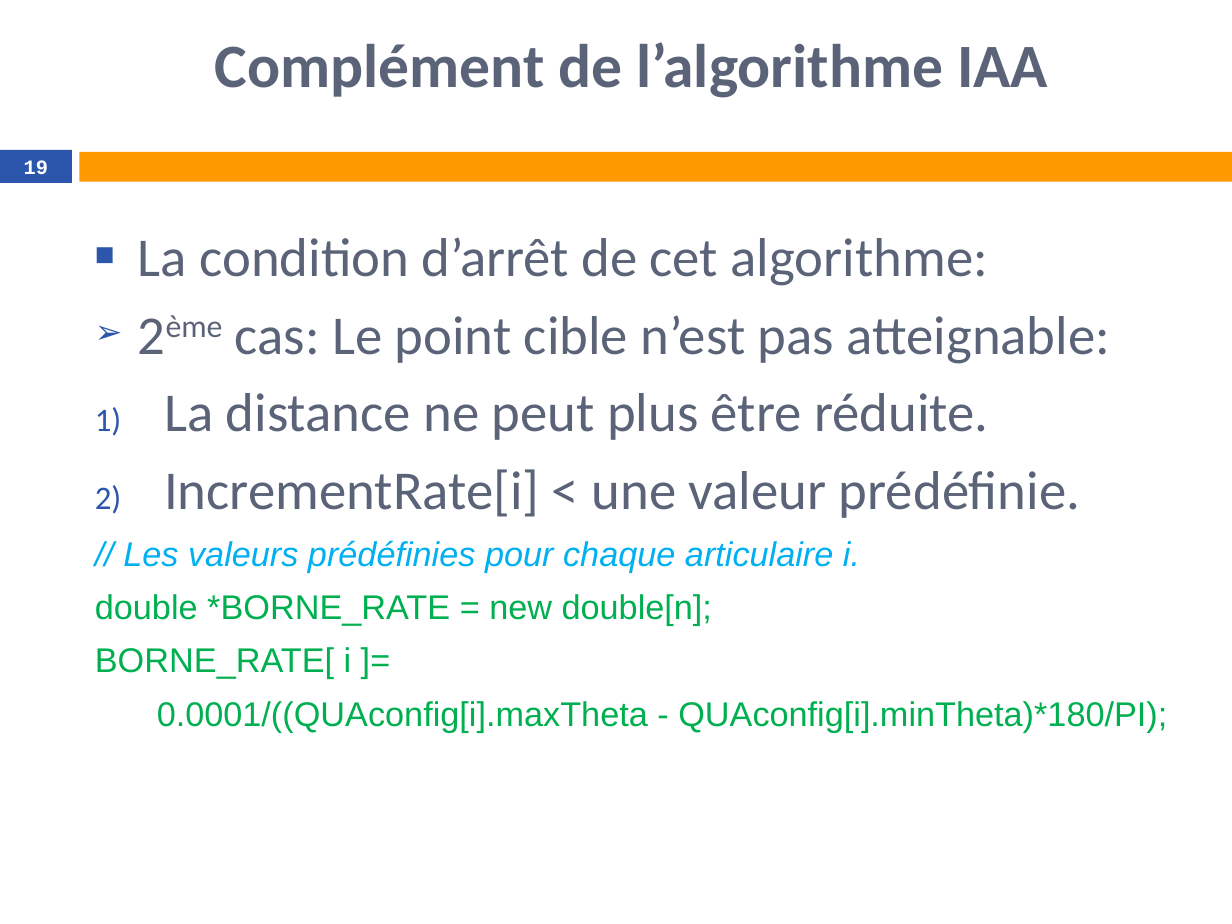
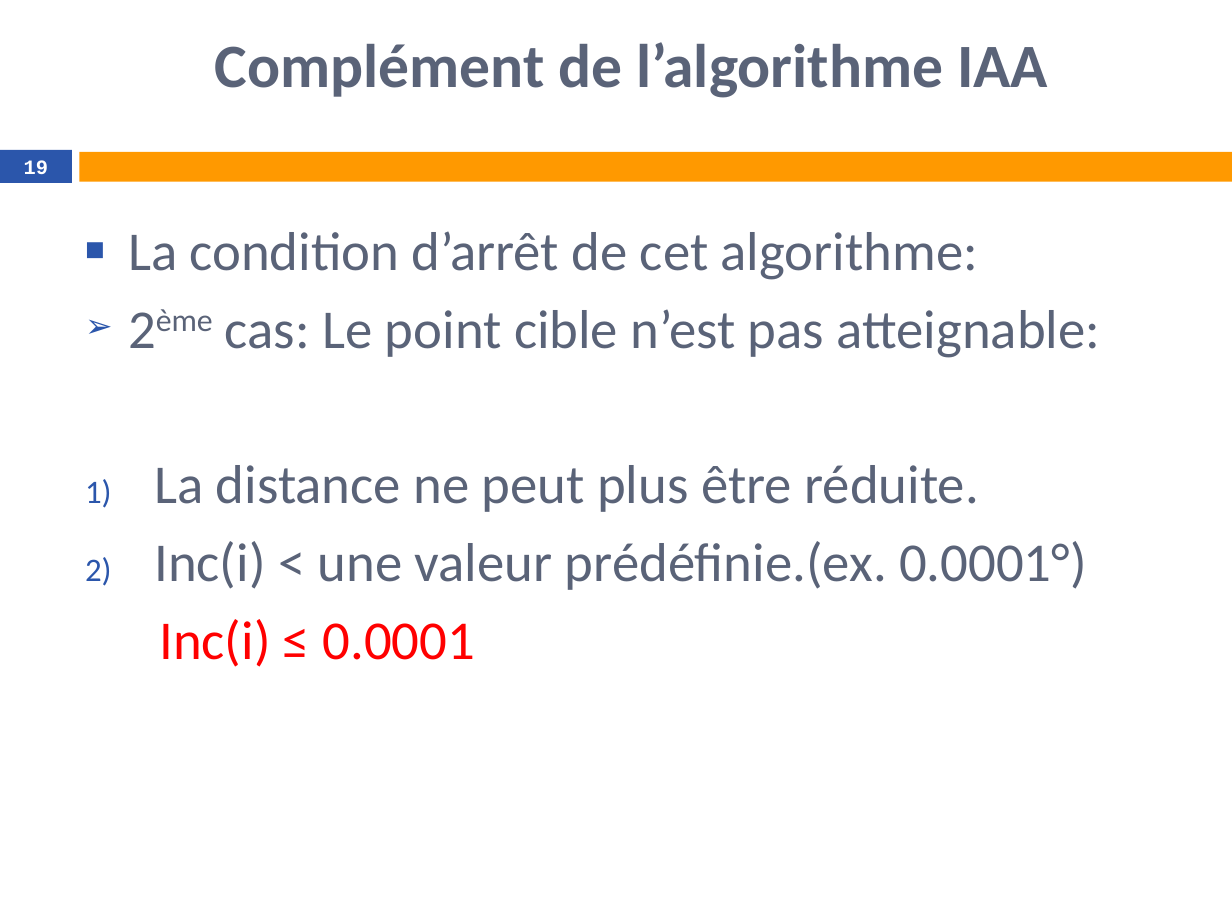
Before and after one commit to tangwing/Robotology, a slide deck: slide 19 of doc/Test de l’accessibilité d’un point.pptx. Drawn at 1232x924 pixels with LibreOffice and Linux fonts; fonts in the diff are those of the drawing; background and template pictures are left out. Boxes give left, top, right and bottom in pixels: in the first picture for what was removed or moved away, otherwise in the second. Text is boxed around its words. In the diff, an @@ line names an element or a change of style, - is before the commit and + after.

```diff
--- a/doc/Test de l’accessibilité d’un point.pptx
+++ b/doc/Test de l’accessibilité d’un point.pptx
@@ text "La condition d’arrêt de cet ...": place and size @@
-text "La condition d’arrêt de cet ..." at <box>95,237,1167,732</box>
+text "La condition d’arrêt de cet ..." at <box>128,231,1101,667</box>
@@ text at <box>154,541,1087,667</box>: text changed; size 20 to 32 pt; font Arial to Calibri; text colour #00B050 to #5A6378 @@
-2) IncrementRate[i] < une valeur prédéfinie.
-// Les valeurs prédéfinies pour chaque articulaire i.
-double *BORNE_RATE = new double[n];
-BORNE_RATE[ i ]=
-0.0001/((QUAconfig[i].maxTheta - QUAconfig[i].minTheta)*180/PI);
+2) Inc(i) < une valeur prédéfinie.(ex. 0.0001°)
+Inc(i) ≤ 0.0001
```
Also in this commit, not shown: 9 other slides changed, 5 slides added, 11 other files.
